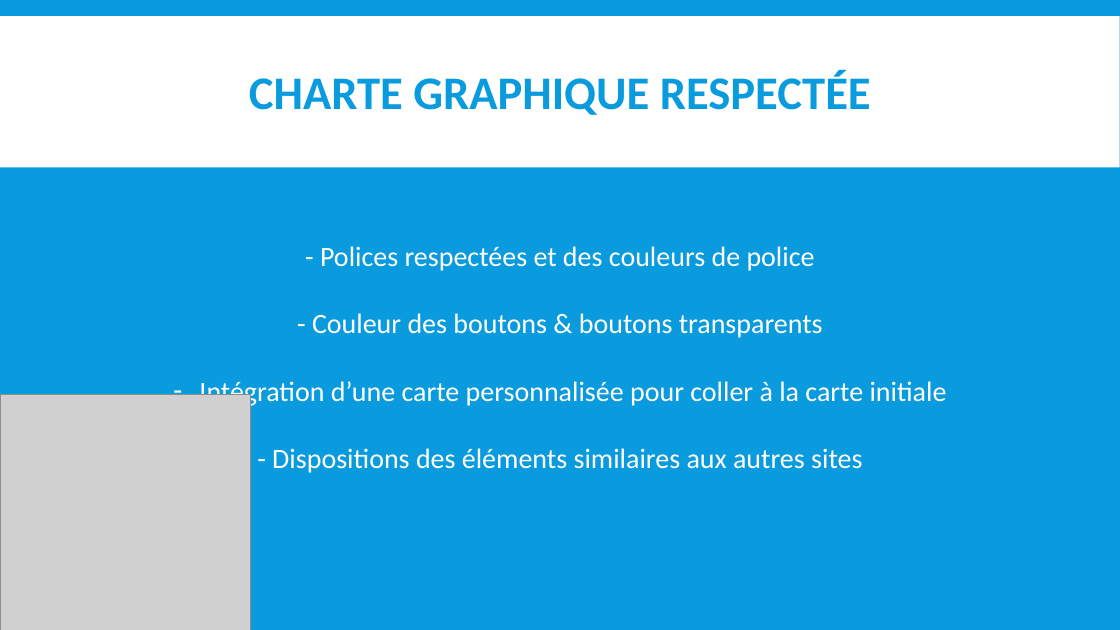
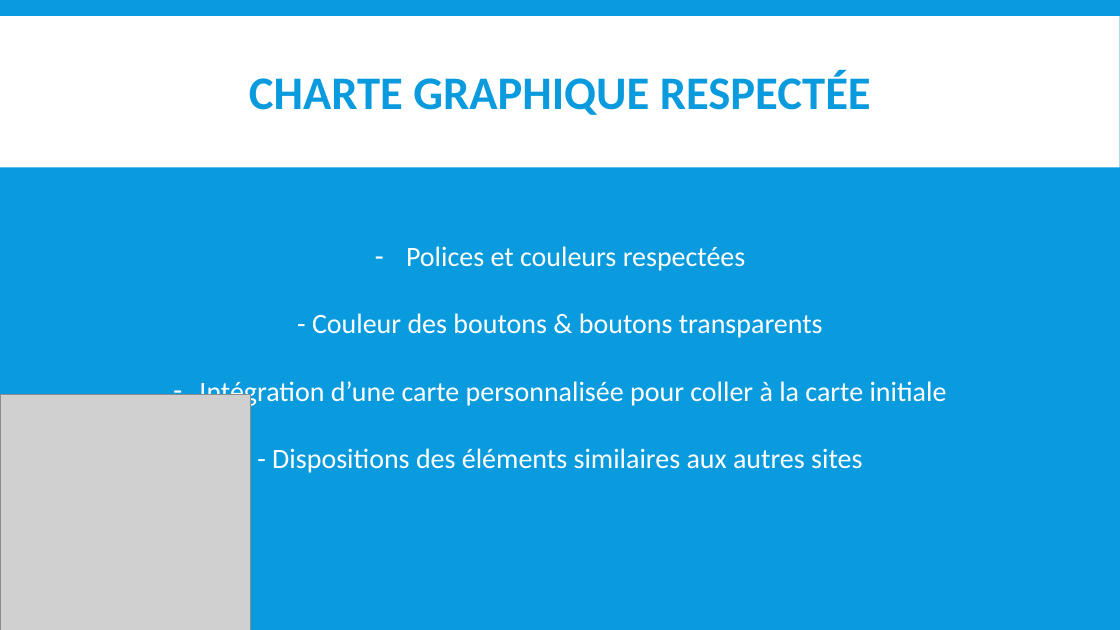
Before and after one commit to GrischK/EuroVelo-5, a slide deck: slide 9 of Ressources/Présentation Projet/Vélodyssée.pptx (slide 8 before the commit). Drawn at 1120x630 pixels with LibreOffice and Linux fonts; fonts in the diff are those of the drawing; grey boxes stand for pictures. Boxes give left, top, right and bottom in pixels: in the first picture for what was removed or moved away, otherwise in the second. Text is boxed around its words. In the diff, an @@ line names an element or a change of style, - is before the commit and + after.

```diff
--- a/Ressources/Présentation Projet/Vélodyssée.pptx
+++ b/Ressources/Présentation Projet/Vélodyssée.pptx
@@ text at [406,246,746,271]: text changed @@
-- Polices respectées et des couleurs de police
+– Polices et couleurs respectées
```
Also in this commit, not shown: 6 other slides changed, 4 slides added, 2 slides removed.
